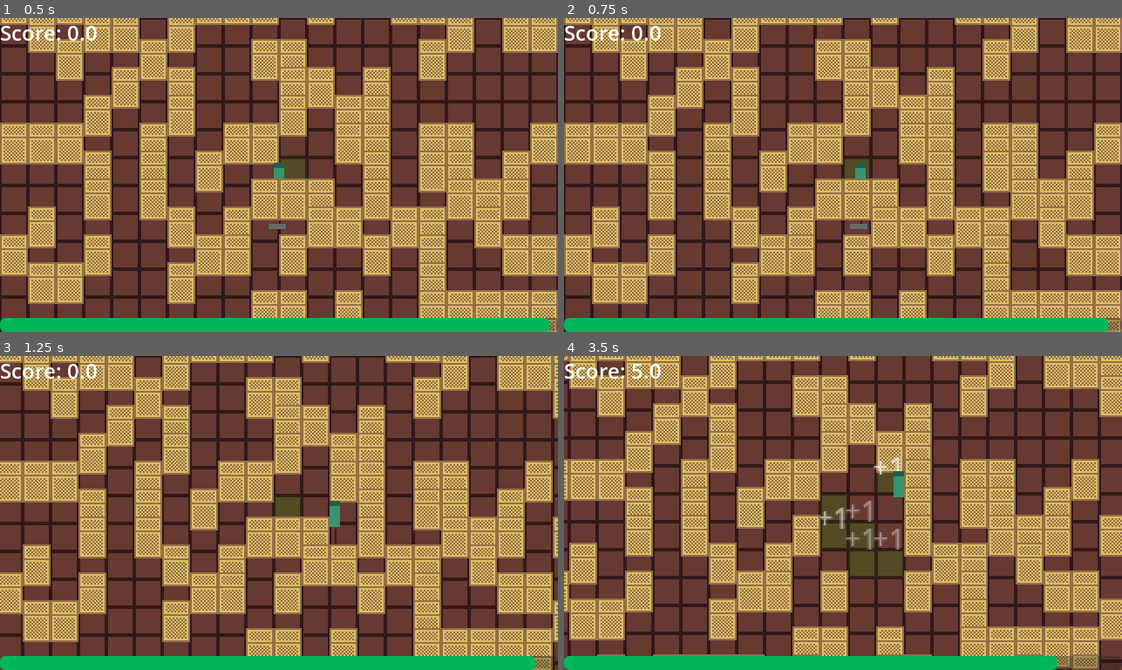
Above: before the commit, frames 1-4 (two rows, left to right).
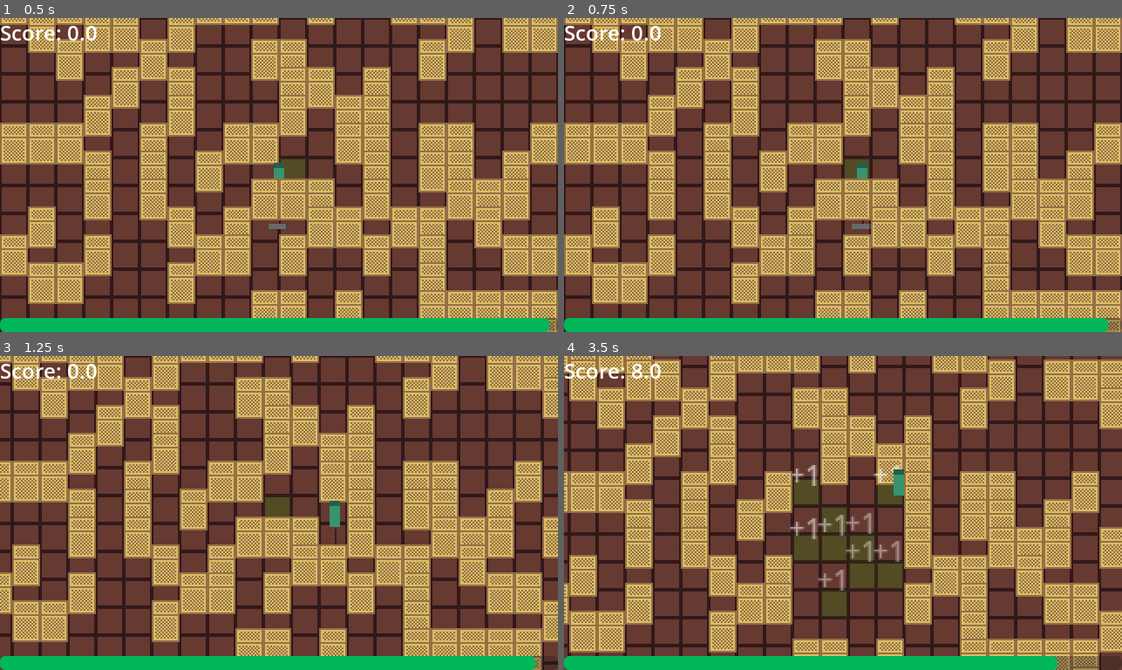
Above: after the commit, the same moments.

Repository: shuofsin/notsowingsimulator
Game: Godot game, scene res://Scenes/Worlds/test_world.tscn
The game is run twice, just before and just after one commit, with the same random seed, the same clock (stepped at 60 frames per second) and the same inputs.
Inputs (mouse positions are in pixels of both pictures, inside the frame that each line leads up to):
- Up to frame 1 (0.5 s): no input
- Up to frame 2 (0.75 s): tap Enter at 0.5 s; move the mouse to (965, 159) at 0.52 s; hold D (move_right) from 0.53 s (still down); tap 1 (1, bound only after the commit) at 0.6 s
- Up to frame 3 (1.25 s): keep holding D (move_right); tap 2 (2, bound only after the commit) at 0.8 s
- Up to frame 4 (3.5 s): move the mouse to (731, 528) at 1.27 s; release D (move_right) at 1.28 s; hold S (move_down) 1.28-2.03 s; tap 2 (2, bound only after the commit) at 1.35, 3.05 s; tap 3 (3, bound only after the commit) at 1.55, 2.1 s; tap Space at 2 s; move the mouse to (898, 443) at 2.02 s; hold D (move_right) 2.03-2.78 s; tap 1 (1, bound only after the commit) at 2.3 s; tap Enter at 2.75 s; move the mouse to (815, 575) at 2.77 s; hold W (move_up) from 2.78 s (still down); click (815, 575) at 2.85 s

Frame 1 is identical in both runs. In frame 2, less than 0.1% of the frame differs, in the area x 51-55%, y 46-68%; in frame 3, 35%; in frame 4, 43%, in the area x 0-100%, y 0-100%.

Commit message:
Added upgrades

Diff:
--- a/Scripts/Player/player.gd
+++ b/Scripts/Player/player.gd
@@ -1,8 +1,15 @@
 extends CharacterBody2D
 class_name Player
 
-var speed: float = 50.0
-var TOTAL_SWING_TIME: float = 0.4
+
+var base_stats: Dictionary = {
+	"speed" : 50.0,
+	"swing_time" : 0.4,
+	"tool_scale" : 1.0
+}
+
+var speed: float = base_stats.speed
+var total_swing_time: float = base_stats.swing_time
 var swing_number: int = 0
 var MAX_SWINGS: int = 3
 var is_swinging: bool = false
@@ -14,10 +21,22 @@
 
 func _ready() -> void:
 	Global.player = self
+	speed = base_stats.speed
+	total_swing_time = base_stats.swing_time
+	hitbox_small.scale = Vector2(base_stats.tool_scale, base_stats.tool_scale)
 
 func _process(_delta: float) -> void:
 	if Input.is_action_just_pressed("use") and !is_swinging:
 		_swing()
+
+	if Input.is_action_just_pressed("1"):
+		speed *= 1.2
+
+	if Input.is_action_just_pressed("2"):
+		total_swing_time *= 0.8
+
+	if Input.is_action_just_pressed("3"):
+		hitbox_small.scale *= 1.2
 
 func _physics_process(delta: float) -> void:
 	var direction = Input.get_vector("move_left", "move_right", "move_up", "move_down")
@@ -44,9 +63,9 @@
 	swing_tween.finished.connect(_stop_swinging)
 	sounds.play()
 	if swing_number % 3 == 0:
-		swing_tween.tween_property(hitbox_small, "rotation", hitbox_small.rotation + 2*PI, TOTAL_SWING_TIME * 1.5)
+		swing_tween.tween_property(hitbox_small, "rotation", hitbox_small.rotation + 2*PI, total_swing_time * 1.5)
 		return
-	swing_tween.tween_property(hitbox_small, "rotation", hitbox_small.rotation + (PI/2 * (-1 if swing_number % 2 == 0 else 1)), TOTAL_SWING_TIME)
+	swing_tween.tween_property(hitbox_small, "rotation", hitbox_small.rotation + (PI/2 * (-1 if swing_number % 2 == 0 else 1)), total_swing_time)
 
 func _stop_swinging() -> void:
 	hitbox_small.disable()
--- a/project.godot
+++ b/project.godot
@@ -55,6 +55,21 @@
 "events": [Object(InputEventMouseButton,"resource_local_to_scene":false,"resource_name":"","device":-1,"window_id":0,"a …(258 unchanged characters)…
 ]
 }
+1={
+"deadzone": 0.2,
+"events": [Object(InputEventKey,"resource_local_to_scene":false,"resource_name":"","device":-1,"window_id":0,"alt_pressed":false,"shift_pressed":false,"ctrl_pressed":false,"meta_pressed":false,"pressed":false,"keycode":0,"physical_keycode":49,"key_label":0,"unicode":49,"location":0,"echo":false,"script":null)
+]
+}
+2={
+"deadzone": 0.2,
+"events": [Object(InputEventKey,"resource_local_to_scene":false,"resource_name":"","device":-1,"window_id":0,"alt_pressed":false,"shift_pressed":false,"ctrl_pressed":false,"meta_pressed":false,"pressed":false,"keycode":0,"physical_keycode":50,"key_label":0,"unicode":50,"location":0,"echo":false,"script":null)
+]
+}
+3={
+"deadzone": 0.2,
+"events": [Object(InputEventKey,"resource_local_to_scene":false,"resource_name":"","device":-1,"window_id":0,"alt_pressed":false,"shift_pressed":false,"ctrl_pressed":false,"meta_pressed":false,"pressed":false,"keycode":0,"physical_keycode":51,"key_label":0,"unicode":51,"location":0,"echo":false,"script":null)
+]
+}
 
 [layer_names]
 
